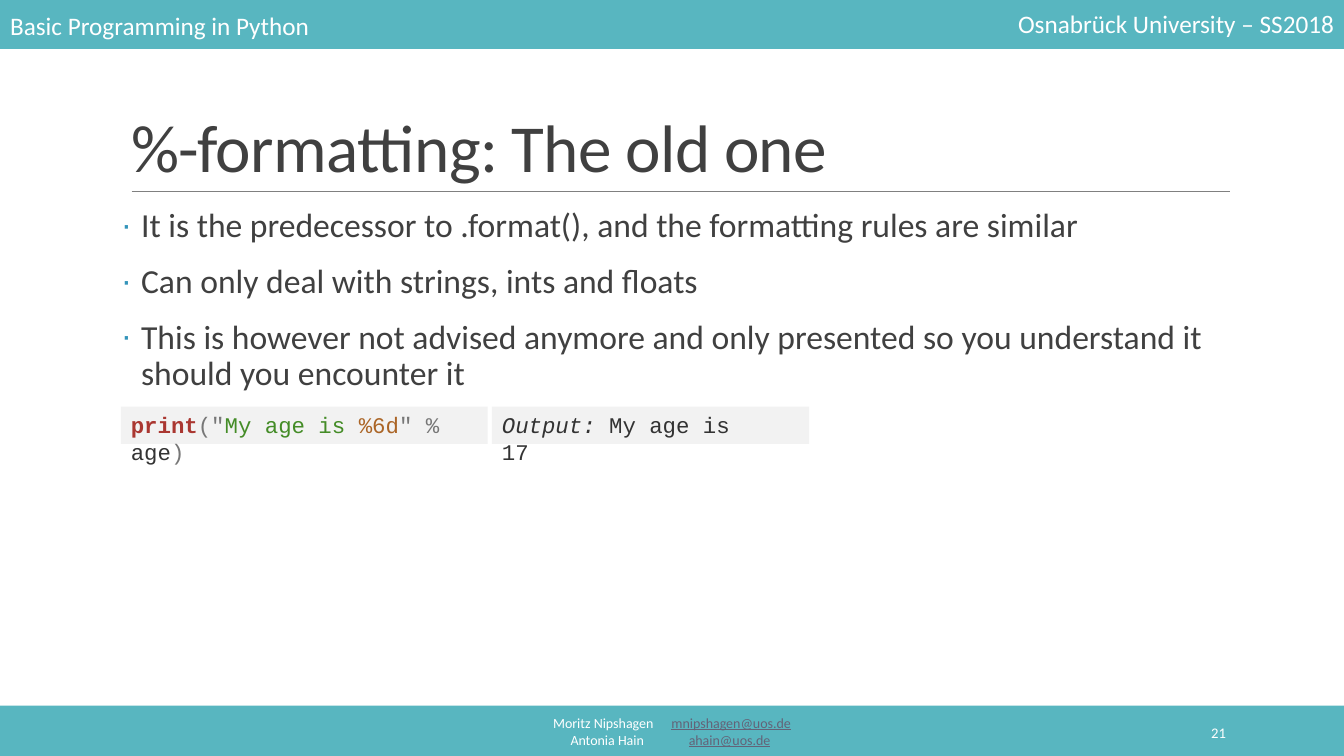
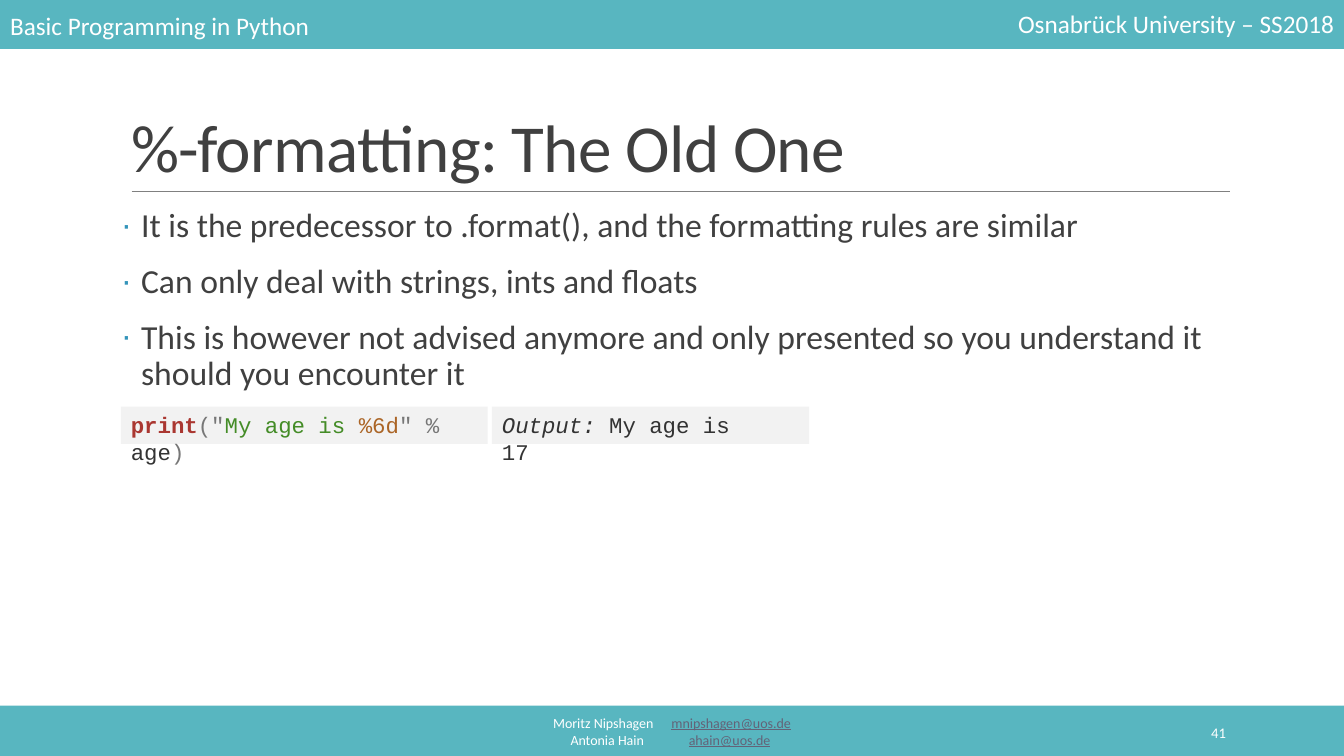
Before and after one commit to mnipshagen/monty, a slide deck: slide 41 of 2018/05/05_Strings_and_Regex.pptx (slide 21 before the commit). Drawn at 1344x756 pixels with LibreOffice and Linux fonts; fonts in the diff are those of the drawing. Boxes give left, top, right and bottom in pixels: in the first picture for what was removed or moved away, otherwise in the second. Text is boxed around its words. In the diff, an @@ line names an element or a change of style, - is before the commit and + after.

```diff
--- a/2018/05/05_Strings_and_Regex.pptx
+++ b/2018/05/05_Strings_and_Regex.pptx
@@ title at [131, 125, 845, 184]: text changed @@
-%-formatting: The old one
+%-formatting: The Old One
@@ page number at [1211, 728, 1226, 738]: text changed @@
-21
+41
```
Also in this commit, not shown: 12 other slides changed, 23 slides added, 3 slides removed, 1 other file.
